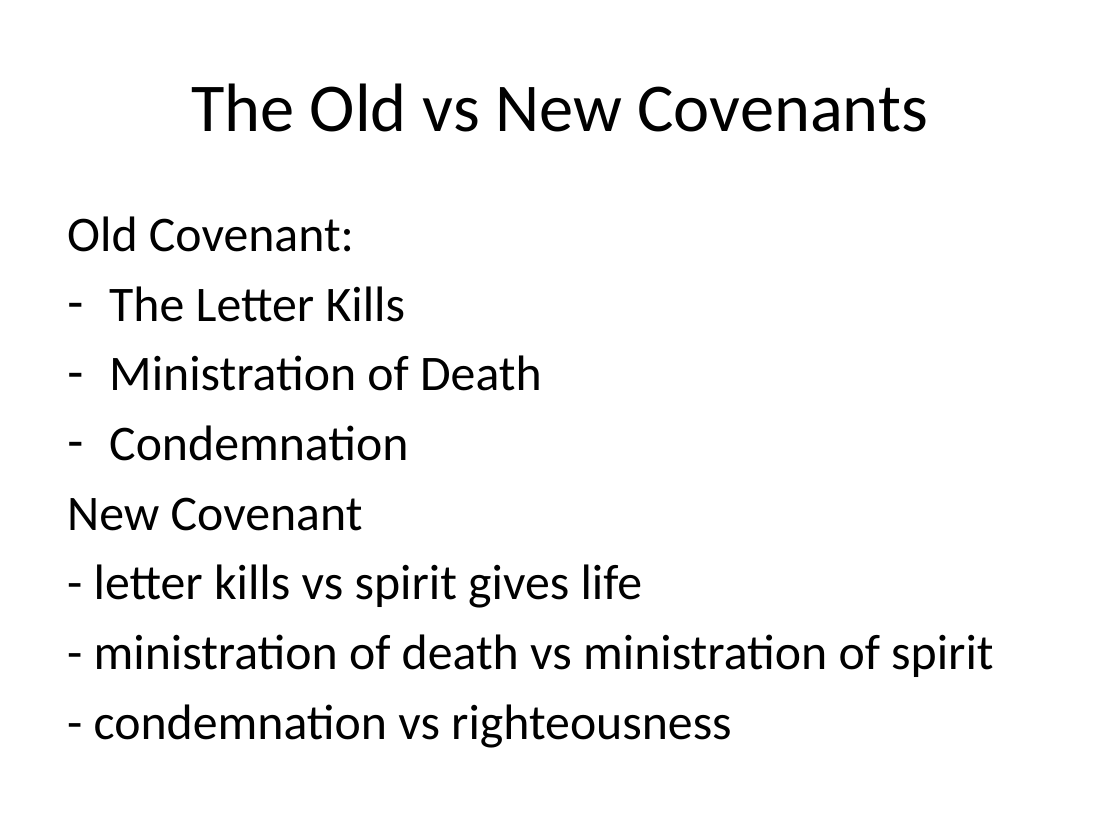
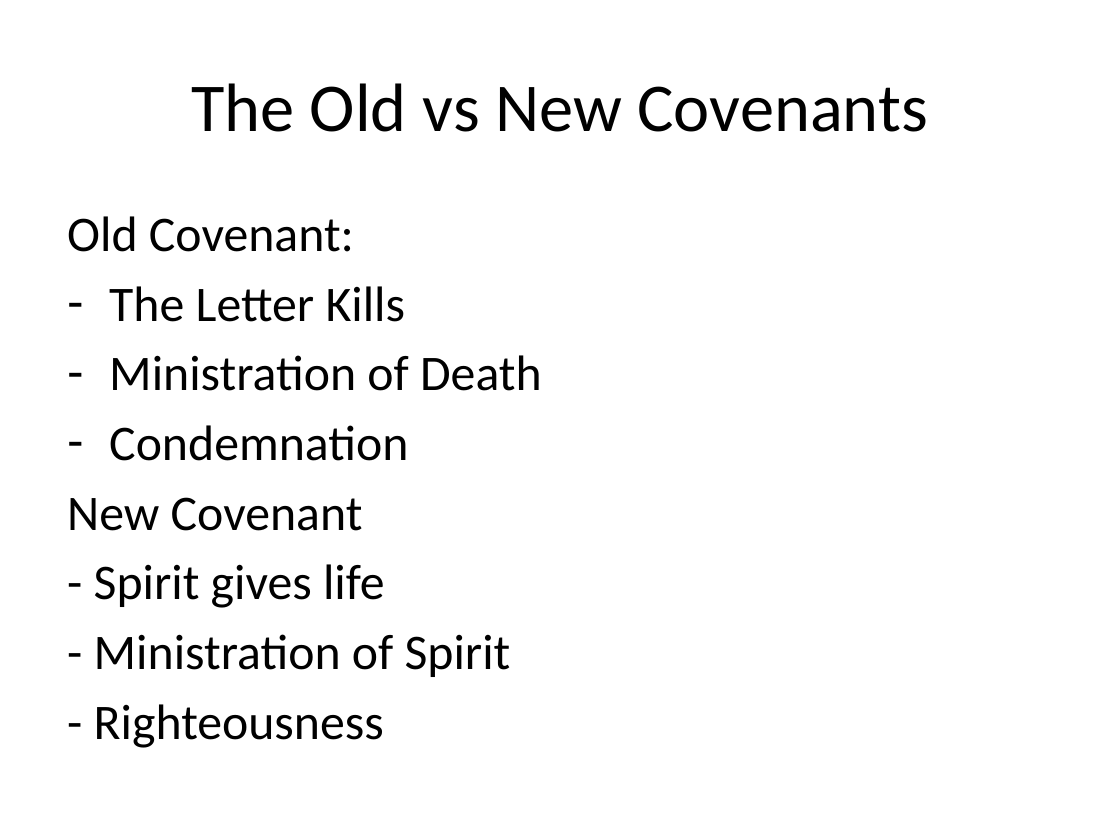
Before and after one commit to sjanhunen/dokimazo, a slide deck: slide 17 of presentations/ThePuzzle.pptx (slide 15 before the commit). Drawn at 1120x840 pixels with LibreOffice and Linux fonts; fonts in the diff are those of the drawing. Boxes give left, top, right and bottom in pixels: in the first picture for what was removed or moved away, otherwise in the second. Text is boxed around its words. In the diff, an @@ line names an element or a change of style, - is before the commit and + after.

Commit message:
Completed PPT for presentation

```diff
--- a/presentations/ThePuzzle.pptx
+++ b/presentations/ThePuzzle.pptx
@@ text at [94,564,511,748]: text changed @@
-- letter kills vs spirit gives life
-- ministration of death vs ministration of spirit
-- condemnation vs righteousness
+- Spirit gives life
+- Ministration of Spirit
+- Righteousness
```
Also in this commit, not shown: 12 other slides changed, 2 slides added.
